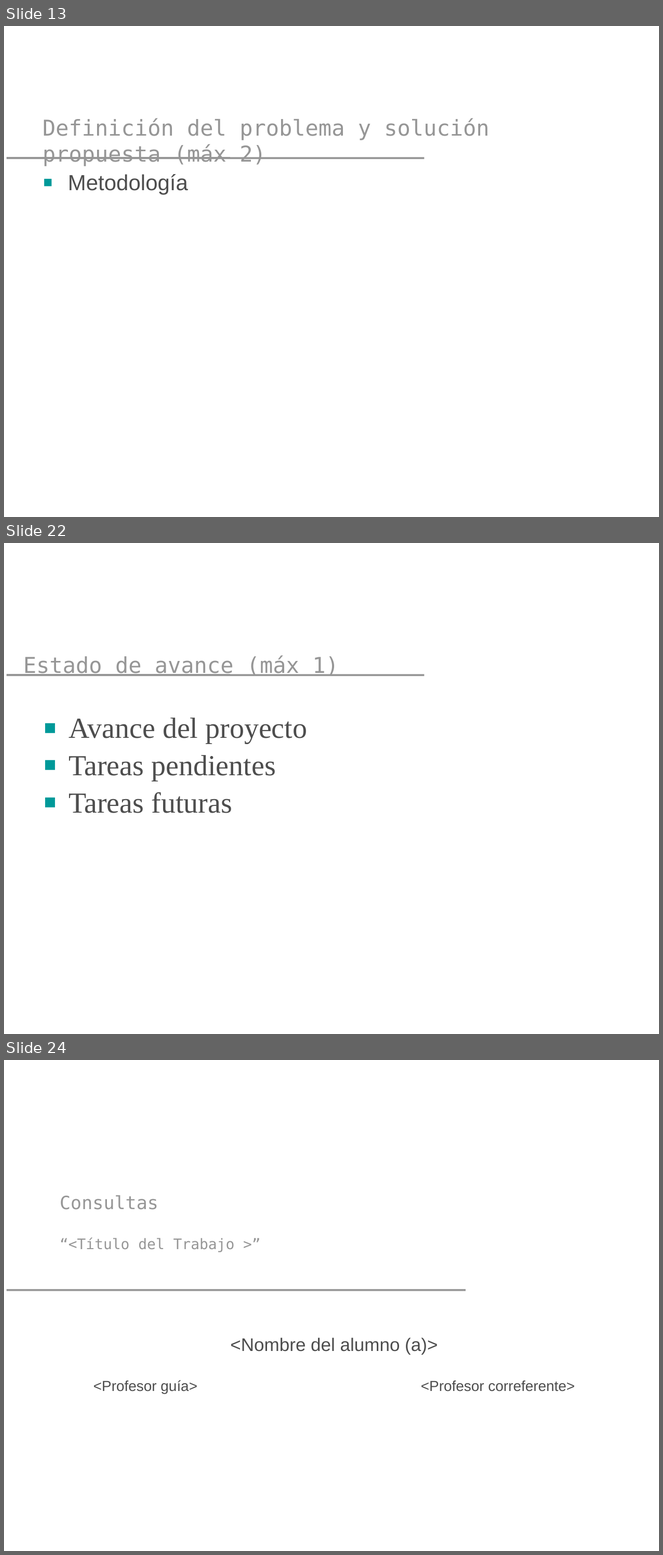
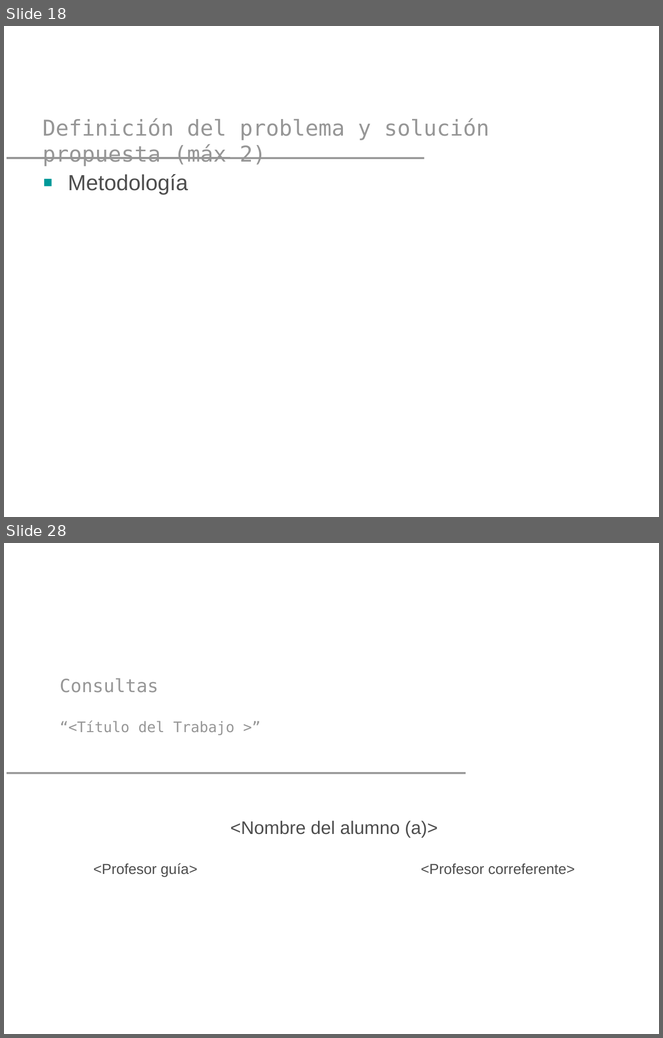
Before and after one commit to yano2h/TESIS, a slide deck: Presentaciones/Plantilla Pres 2_2012.pptx. Shown one above the other, each under a label of ours: slides 13, 22 and 24 before the commit, slides 18 and 28 after it; the slides between them are not shown. The pictures are 663x1555 and 663x1038 pixels, drawn with LibreOffice and Linux fonts; fonts in the diff are those of the drawing; background and template pictures are left out. Boxes give left, top, right and bottom in pixels: in the first picture for what was removed or moved away, otherwise in the second. Text is boxed around its words. In the diff, an @@ line names an element or a change of style, - is before the commit and + after.

```diff
--- a/Presentaciones/Plantilla Pres 2_2012.pptx
+++ b/Presentaciones/Plantilla Pres 2_2012.pptx
@@ slide 22 removed at bbox=[4, 543, 659, 1034], background picture (left out); not listed: 1 template element that a slide beside it also shows @@
@@ text removed at bbox=[23, 655, 339, 676] @@
-Estado de avance (máx 1)
@@ text removed at bbox=[68, 718, 307, 813] @@
-■ Avance del proyecto
-■ Tareas pendientes
-■ Tareas futuras
@@ what was slide 13 is now slide 18 @@
@@ what was slide 24 is now slide 28 @@
```
Also in this commit, not shown: 12 slides changed, 8 slides added, 3 other slides removed.
